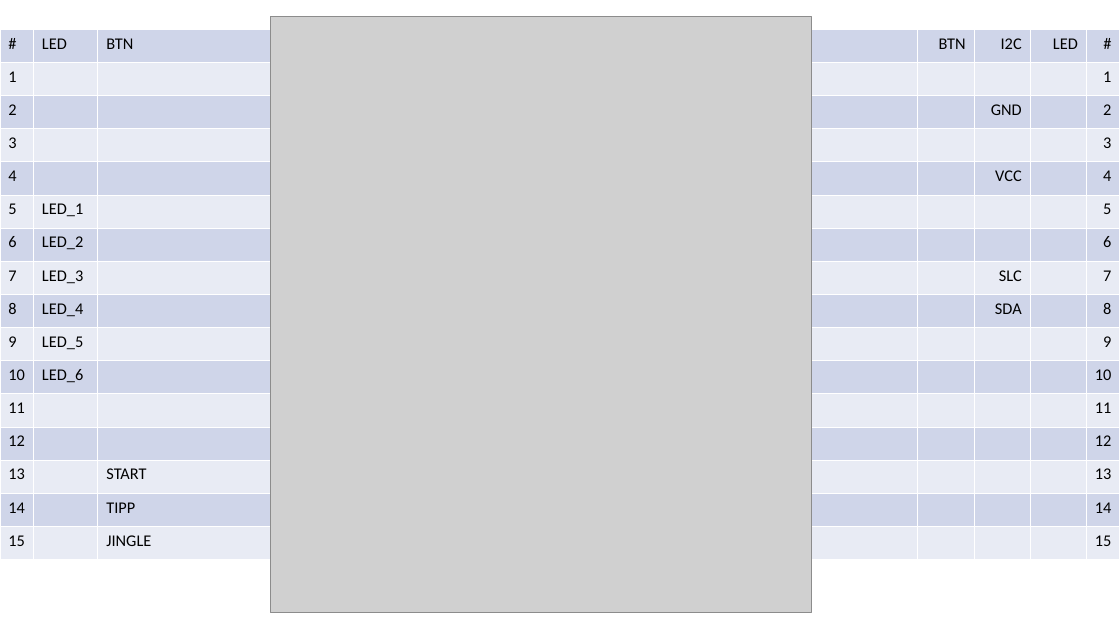
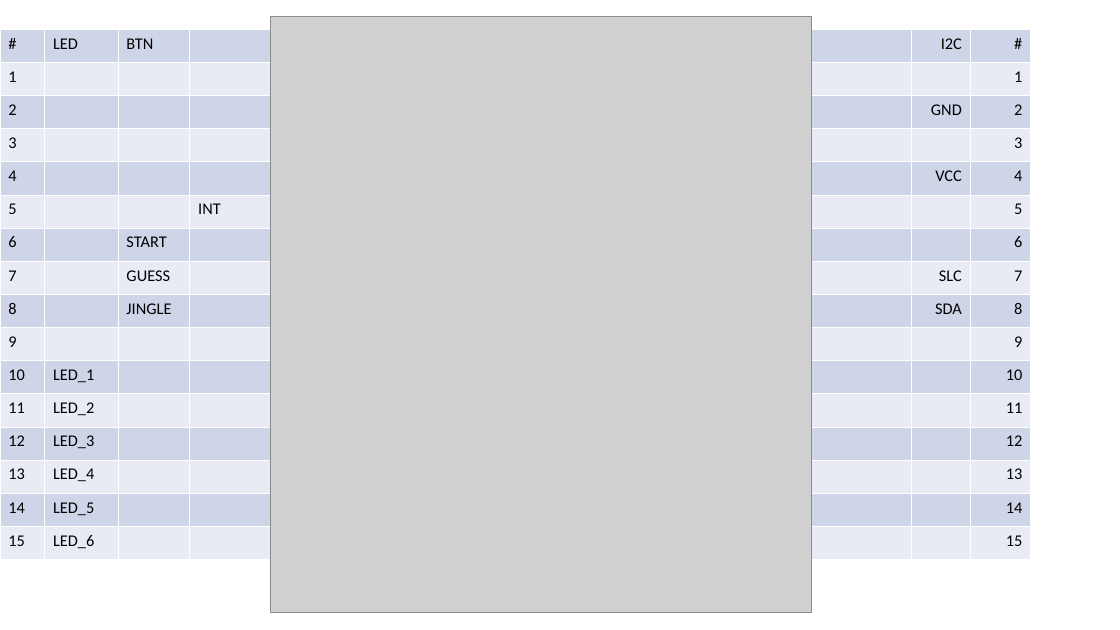
Before and after one commit to jeskes/activityboard, a slide deck: slide 35 of Activityboard.pptx. Drawn at 1120x630 pixels with LibreOffice and Linux fonts; fonts in the diff are those of the drawing; grey boxes stand for pictures. Boxes give left, top, right and bottom in pixels: in the first picture for what was removed or moved away, otherwise in the second. Text is boxed around its words. In the diff, an @@ line names an element or a change of style, - is before the commit and + after.

```diff
--- a/Activityboard.pptx
+++ b/Activityboard.pptx
@@ table at [0,29,1031,560] @@
-column 2: LED |  |  |  |  | LED_1 | LED_2 | LED_3 | LED_4 | LED_5 | LED_6 |  |  |  |  | 
+column 2: LED |  |  |  |  |  |  |  |  |  | LED_1 | LED_2 | LED_3 | LED_4 | LED_5 | LED_6
-column 3: BTN |  |  |  |  |  |  |  |  |  |  |  |  | START | TIPP | JINGLE
+column 3: BTN |  |  |  |  |  | START | GUESS | JINGLE |  |  |  |  |  |  | 
-column 4, row 1: BTN
+column 4, row 1: 
-column 4, row 6: 
+column 4, row 6: INT
-column 6: LED |  |  |  |  |  |  |  |  |  |  |  |  |  |  | 
@@ table: place and size @@
-table at [0,29,1120,560]
+table at [0,29,1031,560]
```
Also in this commit, not shown: 9 other slides changed, 1 slide added.
